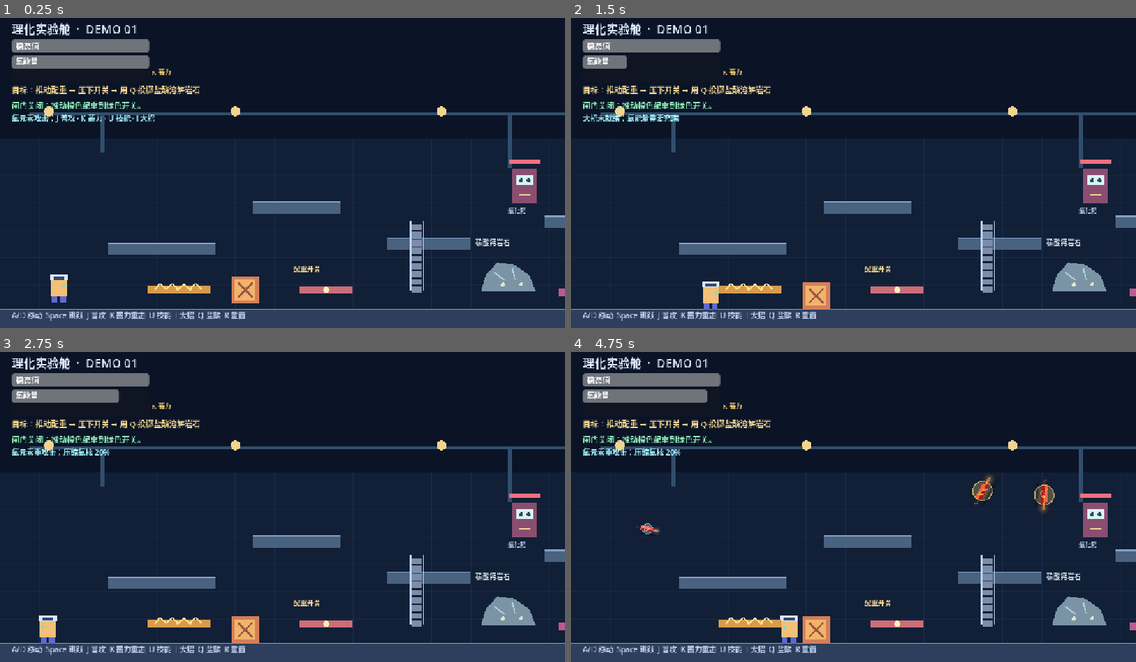
Above: before the commit, frames 1-4 (two rows, left to right).
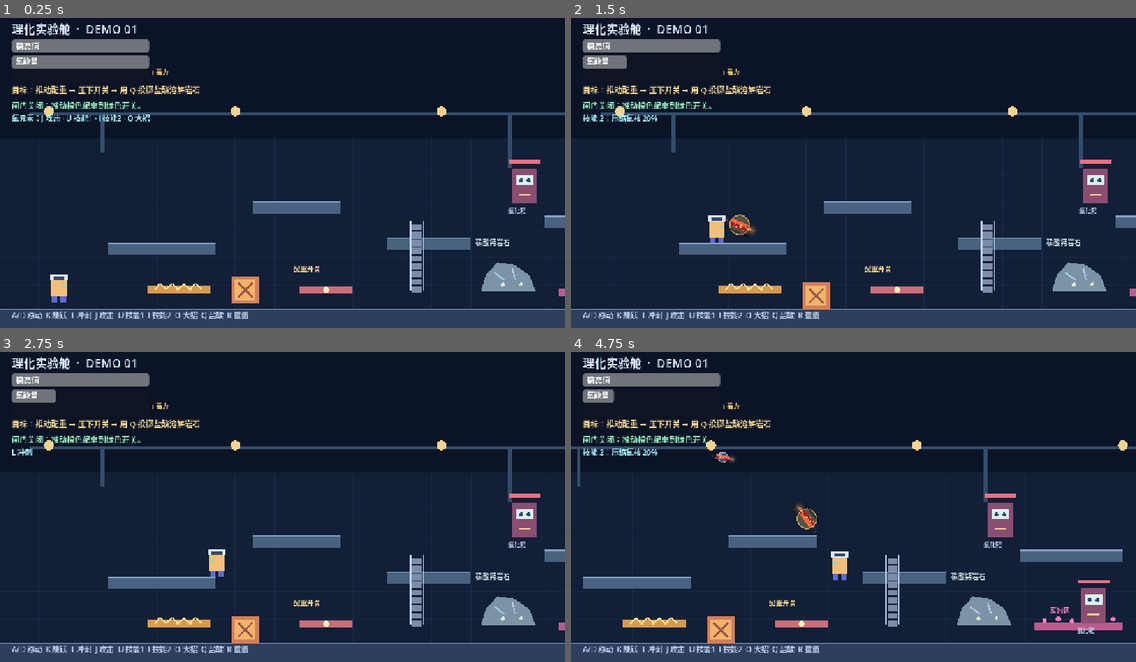
Above: after the commit, the same moments.

Repository: XHTimmo/biggamejam261002
Game: Godot game, scene res://main.tscn
Same seed, same stepped clock (60 frames per second), same inputs: the game is played once before the commit and once after it.
Inputs:
- Up to frame 1 (0.25 s): no input
- Up to frame 2 (1.5 s): hold D (move_right) from 0.53 s (still down); tap O (oxygen_ultimate, bound only after the commit) at 0.6 s; tap K (jump, bound only after the commit) at 0.77, 1.07 s; tap I (oxygen_ultimate, bound only before the commit) at 0.8, 1.35 s
- Up to frame 3 (2.75 s): tap K (jump, bound only after the commit) at 1.52, 1.82, 2.3 s; tap L (dash, bound only after the commit) at 1.55, 2.1 s; release D (move_right) at 2.03 s; hold A (move_left) from 2.03 s (still down)
- Up to frame 4 (4.75 s): release A (move_left) at 2.78 s; hold D (move_right) 2.78-4.28 s; tap K (jump, bound only after the commit) at 2.85, 3.02, 3.32, 3.77, 4.07, 4.52 s; tap Space (jump, bound only before the commit) at 3.05, 3.6 s; tap O (oxygen_ultimate, bound only after the commit) at 3.8 s; tap U (oxygen_skill) at 4.15 s; hold A (move_left) from 4.28 s (still down); tap J (oxygen_normal) at 4.35 s; tap I (oxygen_ultimate, bound only before the commit) at 4.55 s

The runs differ from the first frame. In frame 1, 0.9% of the frame differs, in the area x 5-44%, y 16-98%; in frame 2, 1.6%; in frame 3, 1.8%; in frame 4, 13%, in the area x 0-100%, y 12-98%.

Commit message:
feat: remap combat controls and add dash

Diff:
--- a/main.gd
+++ b/main.gd
@@ -43,15 +43,14 @@
 	_add_key_action("move_left", KEY_LEFT)
 	_add_key_action("move_right", KEY_D)
 	_add_key_action("move_right", KEY_RIGHT)
-	_add_key_action("jump", KEY_SPACE)
-	_add_key_action("jump", KEY_W)
-	_add_key_action("jump", KEY_UP)
+	_add_key_action("jump", KEY_K)
 	_add_key_action("use_acid", KEY_Q)
 	_add_key_action("reset_demo", KEY_R)
 	_add_key_action("oxygen_normal", KEY_J)
-	_add_key_action("oxygen_charge", KEY_K)
 	_add_key_action("oxygen_skill", KEY_U)
-	_add_key_action("oxygen_ultimate", KEY_I)
+	_add_key_action("oxygen_skill2", KEY_I)
+	_add_key_action("oxygen_ultimate", KEY_O)
+	_add_key_action("dash", KEY_L)
 
 func _add_key_action(action: StringName, keycode: int) -> void:
 	if not InputMap.has_action(action):
@@ -339,7 +338,7 @@
 
 	var charge_text := Label.new()
 	charge_text.position = Vector2(310, 114)
-	charge_text.text = "K 蓄力"
+	charge_text.text = "I 蓄力"
 	charge_text.add_theme_font_size_override("font_size", 13)
 	charge_text.add_theme_color_override("font_color", Color("#ffd76e"))
 	layer.add_child(charge_text)
@@ -353,7 +352,7 @@
 
 	var controls := Label.new()
 	controls.position = Vector2(24, 610)
-	controls.text = "A/D 移动  Space 跳跃  J 普攻  K 蓄力重击  U 技能  I 大招  Q 盐酸  R 重置"
+	controls.text = "A/D 移动  K 跳跃  L 冲刺  J 攻击  U 技能1  I 技能2  O 大招  Q 盐酸  R 重置"
 	controls.add_theme_font_size_override("font_size", 15)
 	controls.add_theme_color_override("font_color", Color("#b9c9e7"))
 	layer.add_child(controls)
@@ -367,7 +366,7 @@
 
 	attack_label = Label.new()
 	attack_label.position = Vector2(24, 207)
-	attack_label.text = "氧元素攻击：J 普攻 · K 蓄力 · U 技能 · I 大招"
+	attack_label.text = "氧元素：J 攻击 · U 技能1 · I 技能2 · O 大招"
 	attack_label.add_theme_font_size_override("font_size", 15)
 	attack_label.add_theme_color_override("font_color", Color("#a4f4ff"))
 	layer.add_child(attack_label)
--- a/player.gd
+++ b/player.gd
@@ -17,6 +17,9 @@
 const SKILL_COST := 25.0
 const SKILL_COOLDOWN := 4.0
 const MAX_CHARGE_TIME := 1.4
+const DASH_SPEED := 900.0
+const DASH_DURATION := 0.18
+const DASH_COOLDOWN := 0.8
 
 var stability := MAX_STABILITY
 var spawn_position := Vector2.ZERO
@@ -26,6 +29,8 @@
 var charge_time := 0.0
 var charging := false
 var skill_cooldown := 0.0
+var dash_timer := 0.0
+var dash_cooldown := 0.0
 
 func _ready() -> void:
 	add_to_group("player")
@@ -35,6 +40,20 @@
 func _physics_process(delta: float) -> void:
 	if Input.is_action_just_pressed("reset_demo"):
 		reset_to_spawn()
+
+	dash_cooldown = maxf(0.0, dash_cooldown - delta)
+	if Input.is_action_just_pressed("dash") and dash_cooldown <= 0.0:
+		dash_timer = DASH_DURATION
+		dash_cooldown = DASH_COOLDOWN
+		velocity = Vector2(facing * DASH_SPEED, 0.0)
+		attack_state_changed.emit("L 冲刺")
+
+	if dash_timer > 0.0:
+		dash_timer -= delta
+		velocity = Vector2(facing * DASH_SPEED, 0.0)
+		move_and_slide()
+		queue_redraw()
+		return
 
 	var axis := Input.get_axis("move_left", "move_right")
 	if abs(axis) > 0.01:
@@ -62,20 +81,20 @@
 		oxygen_projectile_requested.emit(_attack_origin(), Vector2(facing, -0.04), 12.0, "normal")
 		attack_state_changed.emit("氧元素普攻：氧气弹")
 
-	if Input.is_action_just_pressed("oxygen_charge"):
+	if Input.is_action_just_pressed("oxygen_skill2"):
 		charging = true
 		charge_time = 0.0
-		attack_state_changed.emit("蓄力中：松开 K 释放重攻击")
+		attack_state_changed.emit("技能 2 蓄力中：松开 I 释放压缩氧核")
 
 	if charging:
 		charge_time = minf(MAX_CHARGE_TIME, charge_time + delta)
 		charge_changed.emit(charge_time, MAX_CHARGE_TIME)
-		if Input.is_action_just_released("oxygen_charge"):
+		if Input.is_action_just_released("oxygen_skill2"):
 			var ratio := clampf(charge_time / MAX_CHARGE_TIME, 0.2, 1.0)
 			var charge_damage := lerpf(22.0, 70.0, ratio)
 			oxygen_projectile_requested.emit(_attack_origin(), Vector2(facing, -0.04), charge_damage, "charged")
 			gain_oxygen(12.0 + 18.0 * ratio)
-			attack_state_changed.emit("氧元素重攻击：压缩氧核 %.0f%%" % (ratio * 100.0))
+			attack_state_changed.emit("技能 2：压缩氧核 %.0f%%" % (ratio * 100.0))
 			charging = false
 			charge_time = 0.0
 			charge_changed.emit(0.0, MAX_CHARGE_TIME)
@@ -131,6 +150,8 @@
 	charging = false
 	charge_time = 0.0
 	skill_cooldown = 0.0
+	dash_timer = 0.0
+	dash_cooldown = 0.0
 	stability_changed.emit(stability, MAX_STABILITY)
 	oxygen_energy_changed.emit(oxygen_energy, MAX_OXYGEN)
 	charge_changed.emit(0.0, MAX_CHARGE_TIME)
Not shown, changed: README.md
